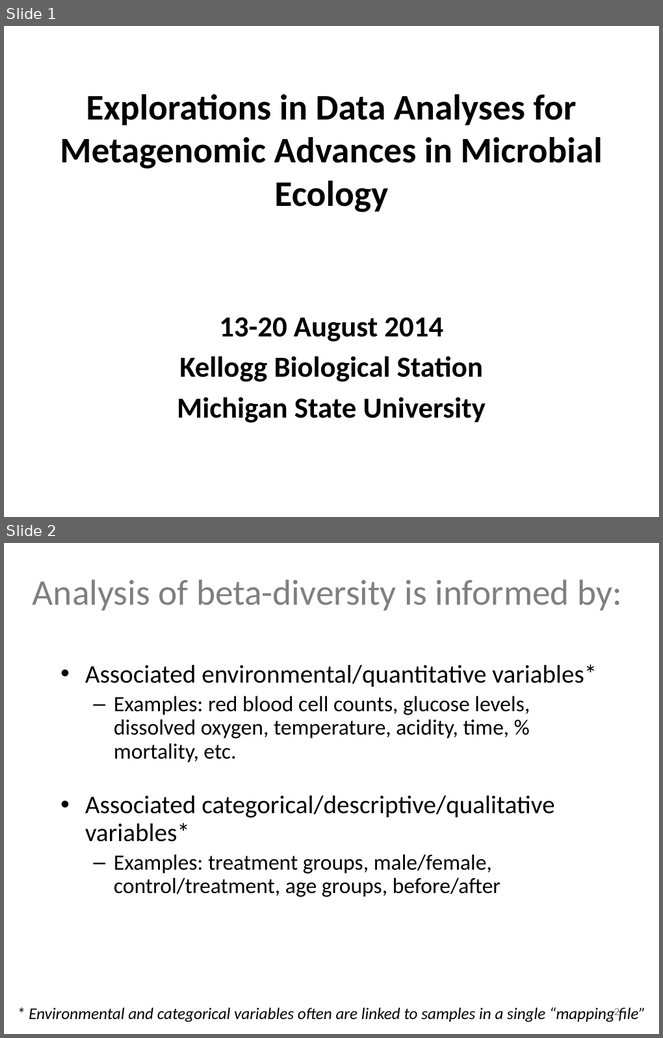
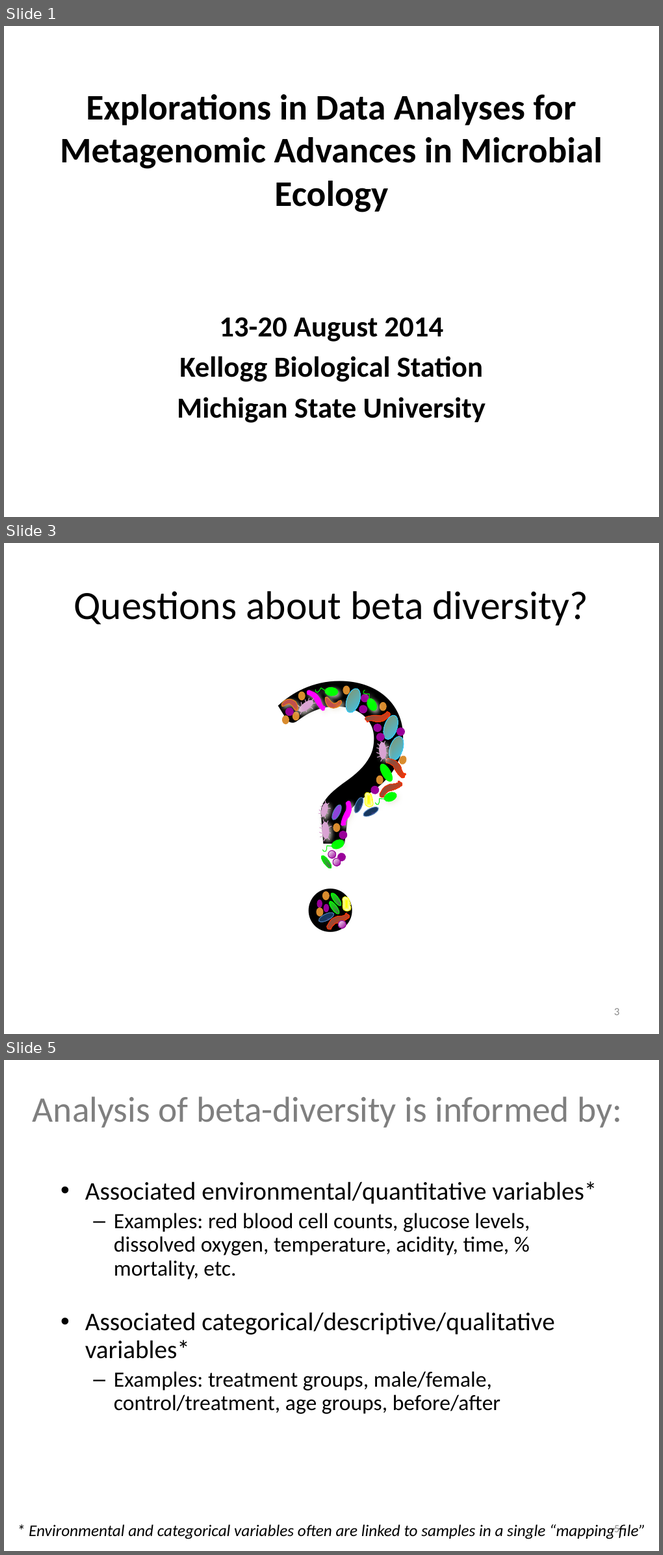
Before and after one commit to edamame-course/docs, a slide deck: extra/Presentations/2014-08-18-AM_Ashley_Lecture4.pptx. Shown one above the other, each under a label of ours: slides 1 and 2 before the commit, slides 1, 3 and 5 after it; the slides between them are not shown. The pictures are 663x1038 and 663x1555 pixels, drawn with LibreOffice and Linux fonts; fonts in the diff are those of the drawing; background and template pictures are left out. Boxes give left, top, right and bottom in pixels: in the first picture for what was removed or moved away, otherwise in the second. Text is boxed around its words. In the diff, an @@ line names an element or a change of style, - is before the commit and + after.

```diff
--- a/extra/Presentations/2014-08-18-AM_Ashley_Lecture4.pptx
+++ b/extra/Presentations/2014-08-18-AM_Ashley_Lecture4.pptx
@@ slide 3 added at (4,543,659,1034), background #FFFFFF @@
@@ title added at (74,591,588,626), 44 pt, text #000000 @@
+Questions about beta diversity?
@@ group added at (250,563,414,1034): 54 freeform shapes, 43 ellipses, 1 text @@
+?
@@ page number added at (614,1008,620,1016), 12 pt, text #8C8C8C @@
+3
@@ what was slide 2 is now slide 5 @@
@@ page number at (614,1525,620,1533): text changed @@
-2
+5
```
Also in this commit, not shown: 2 slides changed, 8 other slides added, 1 other file.
